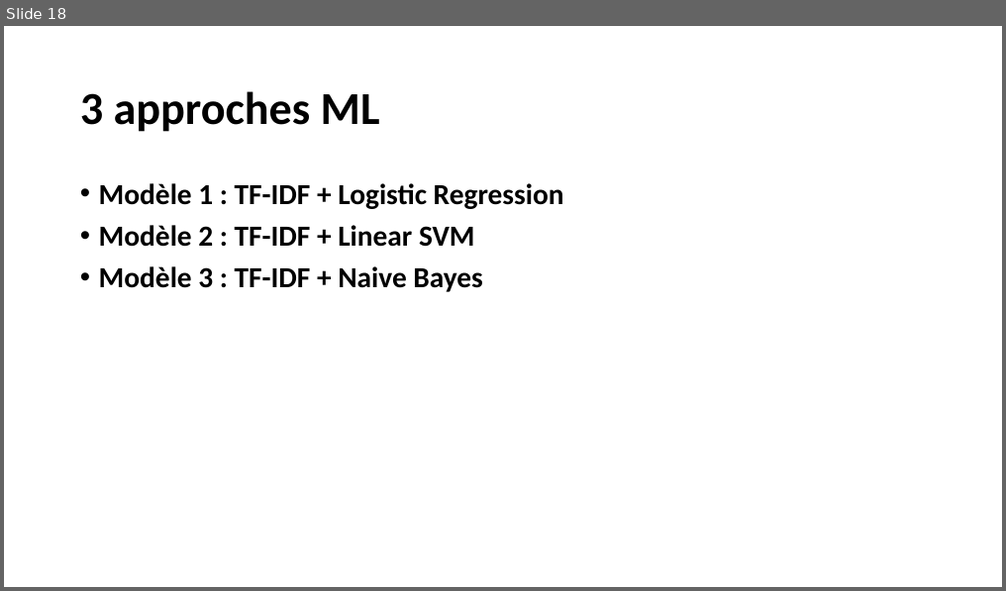
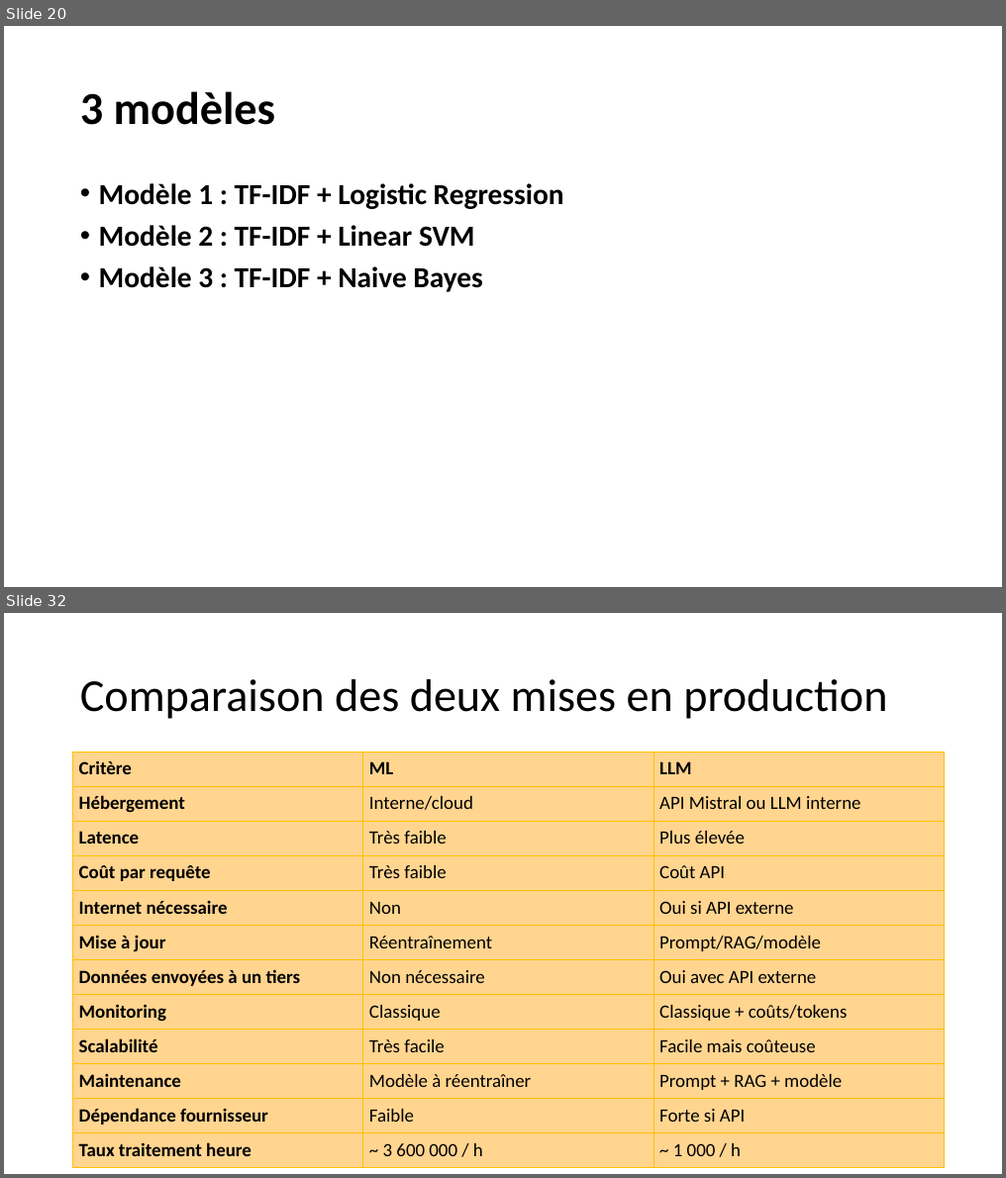
Before and after one commit to Ace4teaM/OCR-ZenAssist, a slide deck: Présentation.pptx. Shown one above the other, each under a label of ours: slide 18 before the commit, slides 20 and 32 after it; the slides between them are not shown. The pictures are 1006x591 and 1006x1178 pixels, drawn with LibreOffice and Linux fonts; fonts in the diff are those of the drawing. Boxes give left, top, right and bottom in pixels: in the first picture for what was removed or moved away, otherwise in the second. Text is boxed around its words. In the diff, an @@ line names an element or a change of style, - is before the commit and + after.

```diff
--- a/Présentation.pptx
+++ b/Présentation.pptx
@@ slide 32 added at (4, 613, 1002, 1174), background #FFFFFF @@
@@ title added at (80, 679, 887, 719), 44 pt, text #000000 @@
+Comparaison des deux mises en production
@@ table added at (73, 752, 944, 1168), 12 rows, 3 columns @@
+Critère | ML | LLM
+Hébergement | Interne/cloud | API Mistral ou LLM interne
+Latence | Très faible | Plus élevée
+Coût par requête | Très faible | Coût API
+Internet nécessaire | Non | Oui si API externe
+Mise à jour | Réentraînement | Prompt/RAG/modèle
+Données envoyées à un tiers | Non nécessaire | Oui avec API externe
+Monitoring | Classique | Classique + coûts/tokens
+Scalabilité | Très facile | Facile mais coûteuse
+Maintenance | Modèle à réentraîner | Prompt + RAG + modèle
+Dépendance fournisseur | Faible | Forte si API
+Taux traitement heure | ~ 3 600 000 / h | ~ 1 000 / h
@@ what was slide 18 is now slide 20 @@
@@ slide 20 changed as well @@
@@ title at (80, 91, 275, 125): text changed @@
-3 approches ML
+3 modèles
```
Also in this commit, not shown: 10 other slides changed, 13 other slides added, 1 slide removed.
